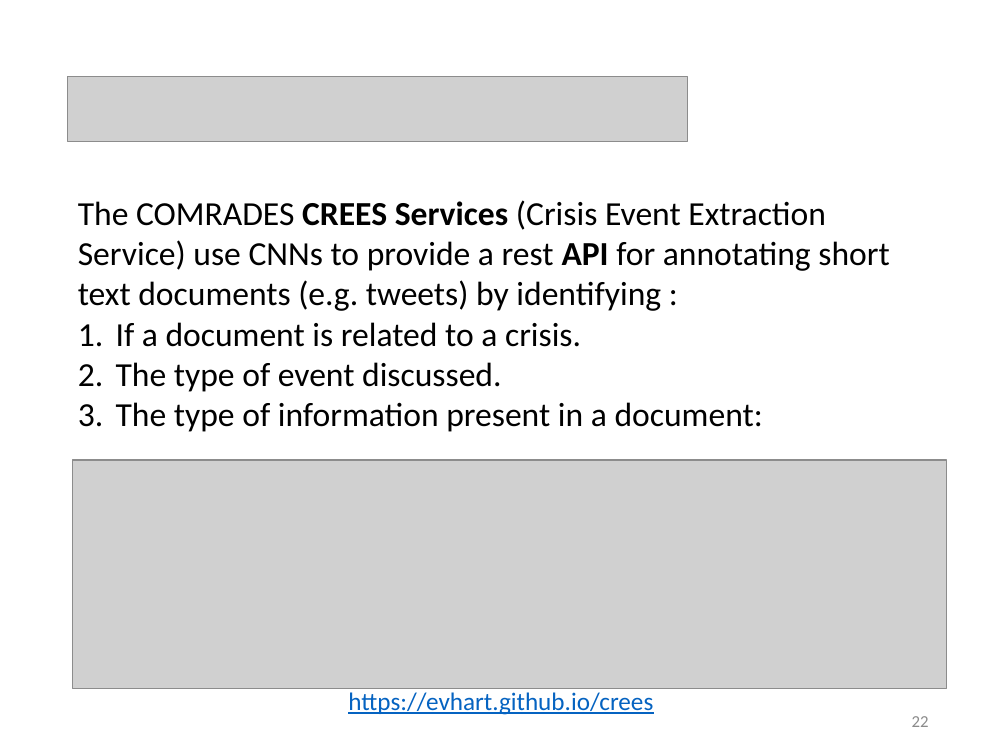
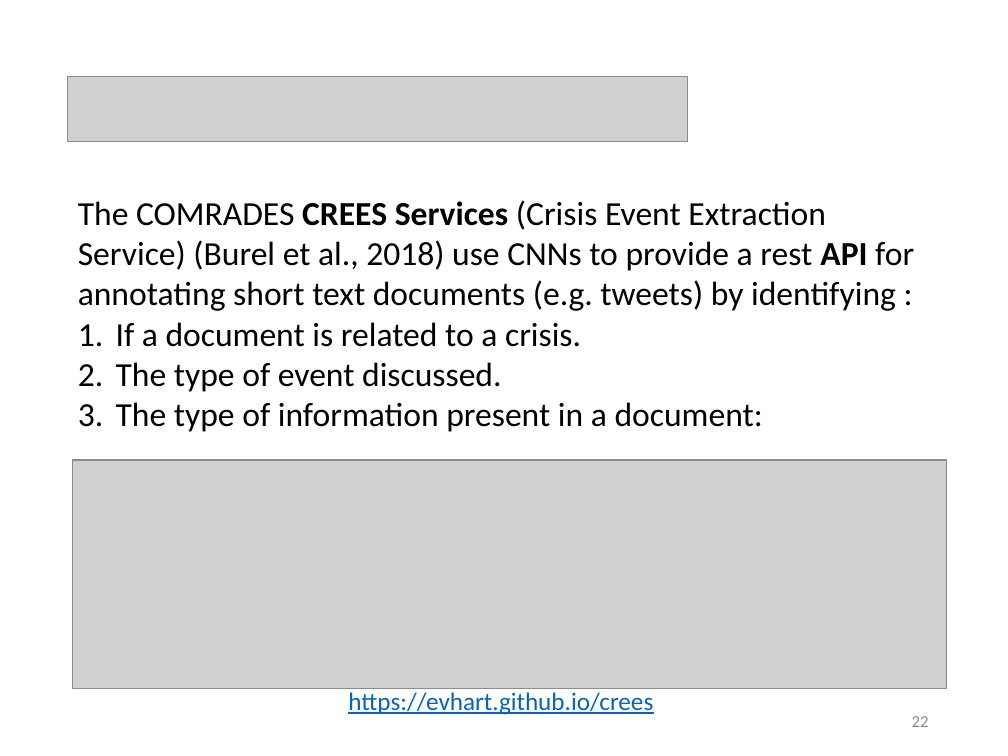
Before and after one commit to evhart/smasac-tutorial, a slide deck: slide 22 of slides/pptx/4-classification.pptx. Drawn at 1008x756 pixels with LibreOffice and Linux fonts; fonts in the diff are those of the drawing; grey boxes stand for pictures. Boxes give left, top, right and bottom in pixels: in the first picture for what was removed or moved away, otherwise in the second. Text is boxed around its words. In the diff, an @@ line names an element or a change of style, - is before the commit and + after.

```diff
--- a/slides/pptx/4-classification.pptx
+++ b/slides/pptx/4-classification.pptx
@@ text at (78, 200, 914, 311): text changed @@
-The COMRADES CREES Services (Crisis Event Extraction Service) use CNNs to provide a rest API for annotating short text documents (e.g. tweets) by identifying :
+The COMRADES CREES Services (Crisis Event Extraction Service) (Burel et al., 2018) use CNNs to provide a rest API for annotating short text documents (e.g. tweets) by identifying :
```
Also in this commit, not shown: 1 other slide changed, 2 other files.
